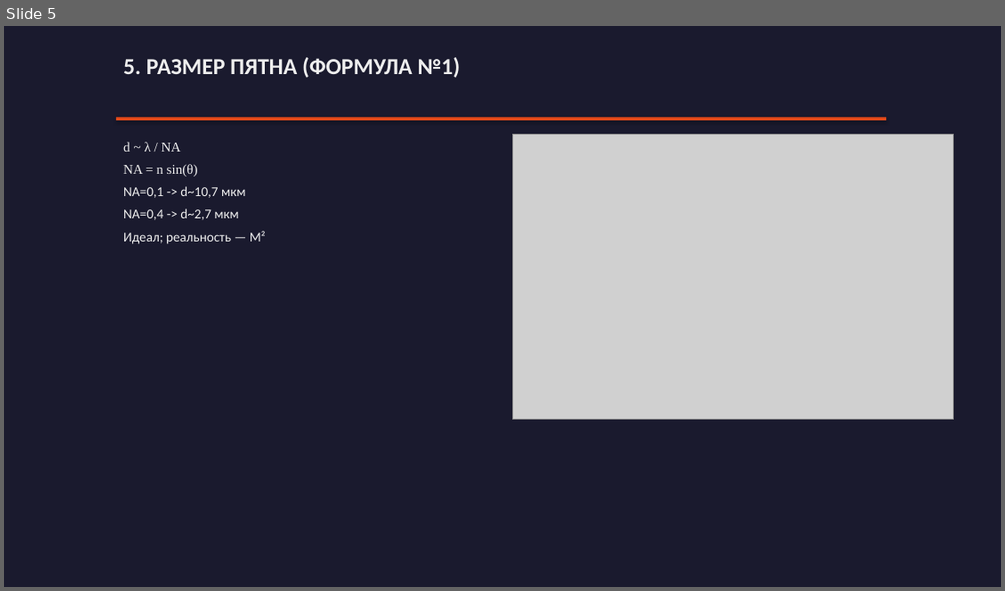
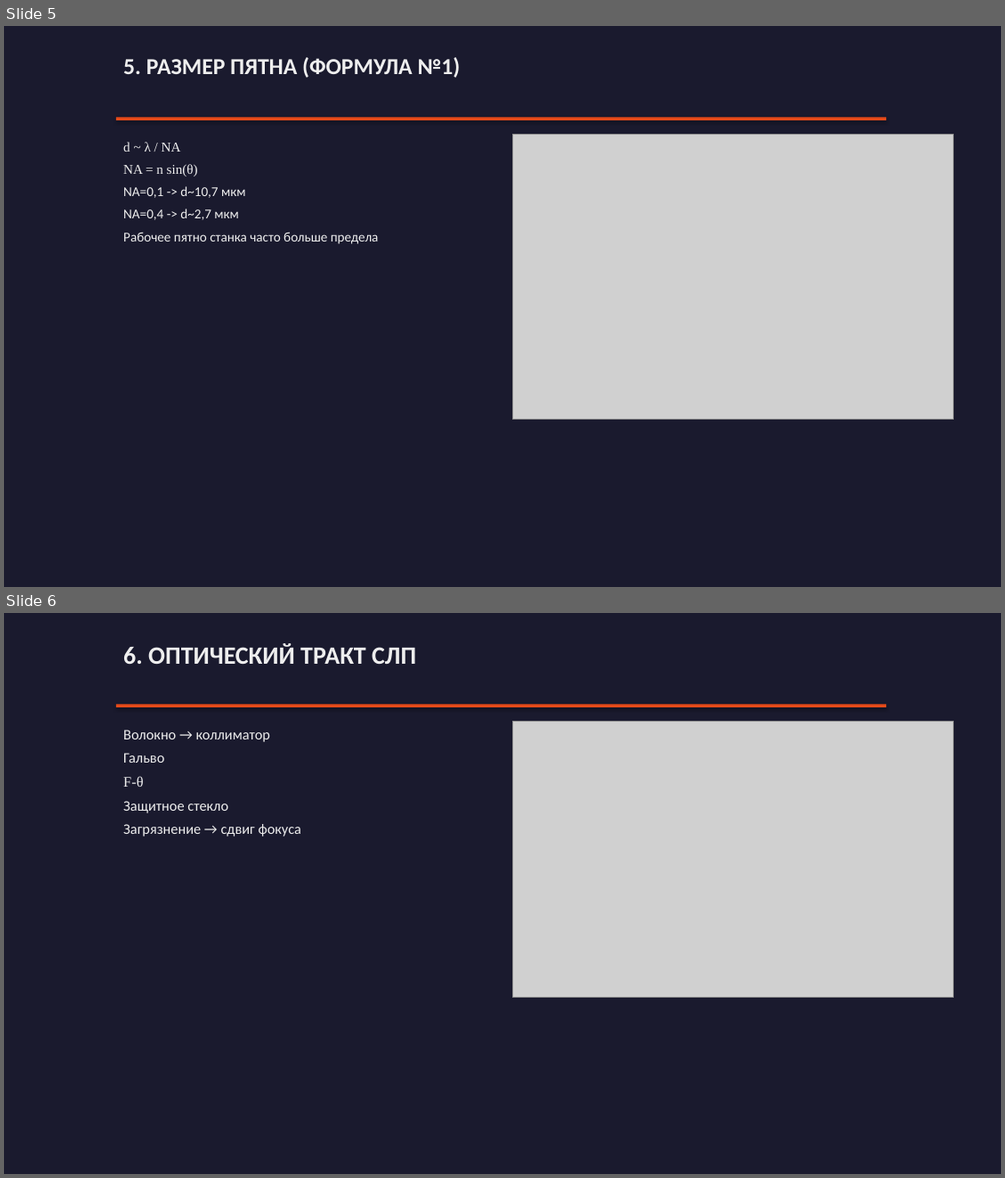
Before and after one commit to Evgeniy-makdak/Lecture-5, a slide deck: Лекция_5_Геометрическая_оптика.pptx. Shown one above the other, each under a label of ours: slide 5 before the commit, slides 5 and 6 after it. The pictures are 1005x591 and 1005x1178 pixels, drawn with LibreOffice and Linux fonts; fonts in the diff are those of the drawing; grey boxes stand for pictures. Boxes give left, top, right and bottom in pixels: in the first picture for what was removed or moved away, otherwise in the second. Text is boxed around its words. In the diff, an @@ line names an element or a change of style, - is before the commit and + after.

```diff
--- a/Лекция_5_Геометрическая_оптика.pptx
+++ b/Лекция_5_Геометрическая_оптика.pptx
@@ slide 6 added at [4, 613, 1001, 1174], background #1A1A2E @@
@@ text added at [123, 643, 416, 664], 24 pt, text #EEEEEE, bold @@
+6. ОПТИЧЕСКИЙ ТРАКТ СЛП
@@ rectangle added at [116, 705, 886, 707], fill #E64A19 @@
@@ text added at [123, 730, 301, 836], 14 pt, text #EEEEEE @@
+Волокно → коллиматор
+Гальво
+F-θ
+Защитное стекло
+Загрязнение → сдвиг фокуса
@@ picture added at [512, 722, 954, 997] @@
@@ slide 5 changed as well @@
@@ text at [123, 232, 379, 244]: text changed @@
-Идеал; реальность — M²
+Рабочее пятно станка часто больше предела
```
Also in this commit, not shown: 4 other slides changed, 3 other slides added, 2 slides removed, 4 other files.
